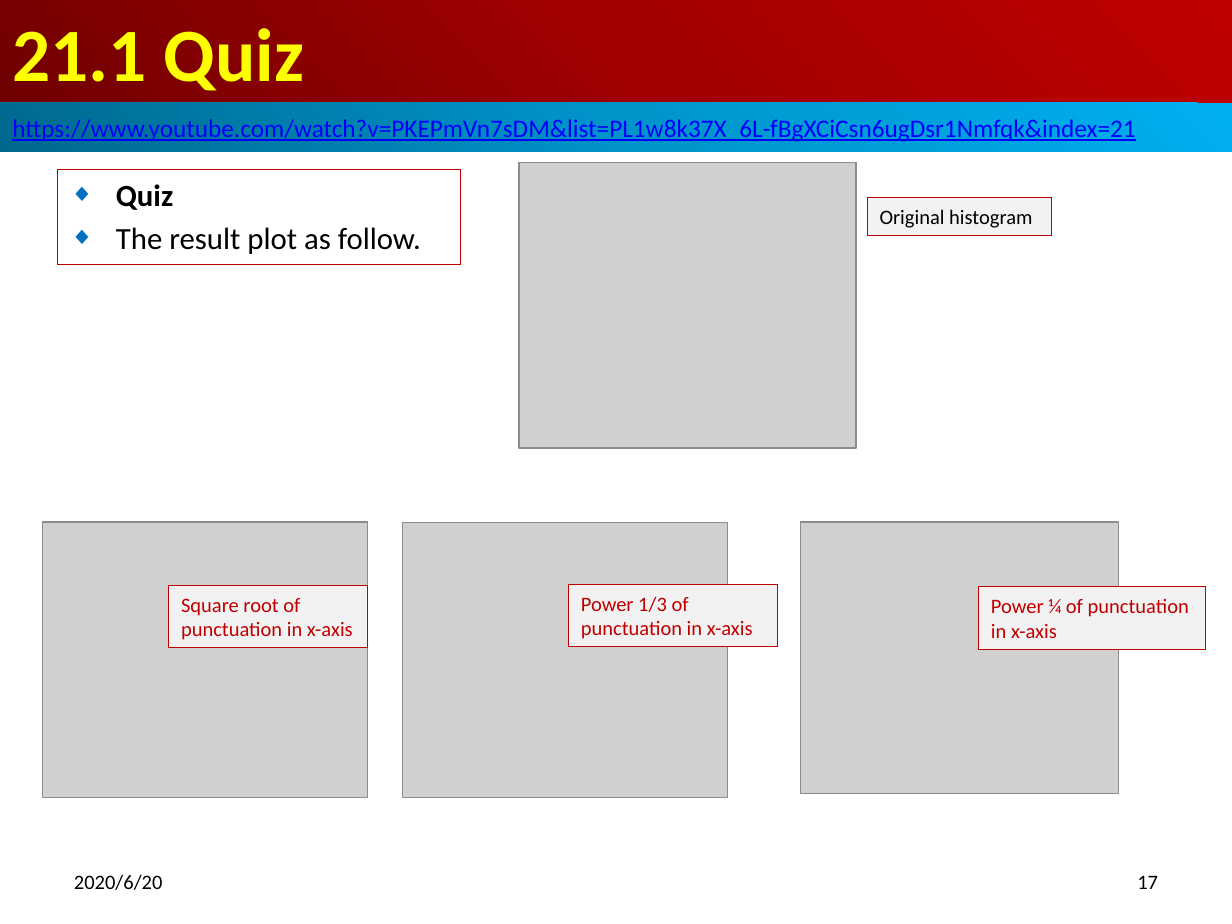
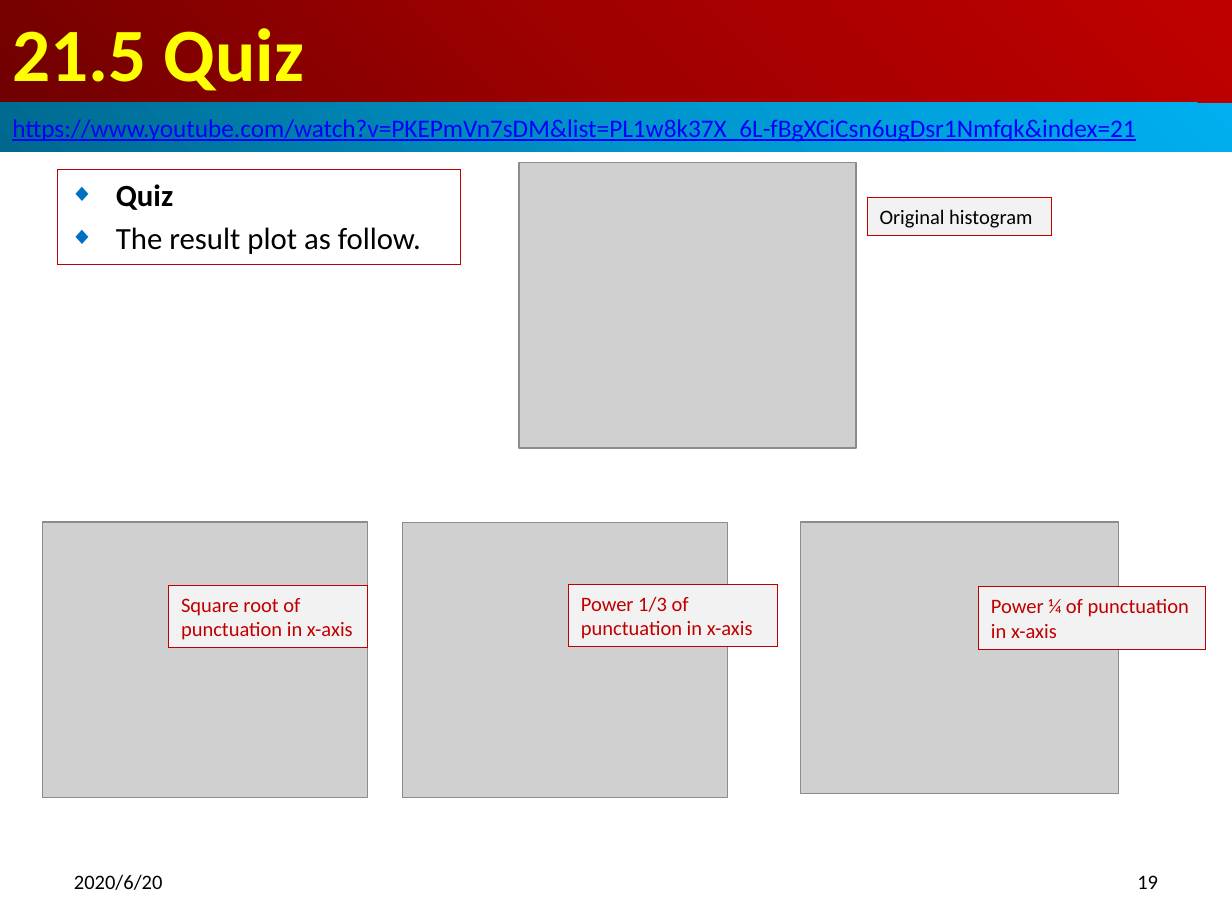
Before and after one commit to peterhchen/500_NLP_NLTK, a slide deck: slide 19 of 21_PowerTransform.pptx (slide 17 before the commit). Drawn at 1232x924 pixels with LibreOffice and Linux fonts; fonts in the diff are those of the drawing; grey boxes stand for pictures. Boxes give left, top, right and bottom in pixels: in the first picture for what was removed or moved away, otherwise in the second. Text is boxed around its words. In the diff, an @@ line names an element or a change of style, - is before the commit and + after.

```diff
--- a/21_PowerTransform.pptx
+++ b/21_PowerTransform.pptx
@@ title at box(12, 28, 304, 91): text changed @@
-21.1 Quiz
+21.5 Quiz
@@ page number at box(1137, 875, 1158, 889): text changed @@
-17
+19
```
Also in this commit, not shown: 4 other slides changed, 2 slides added.
